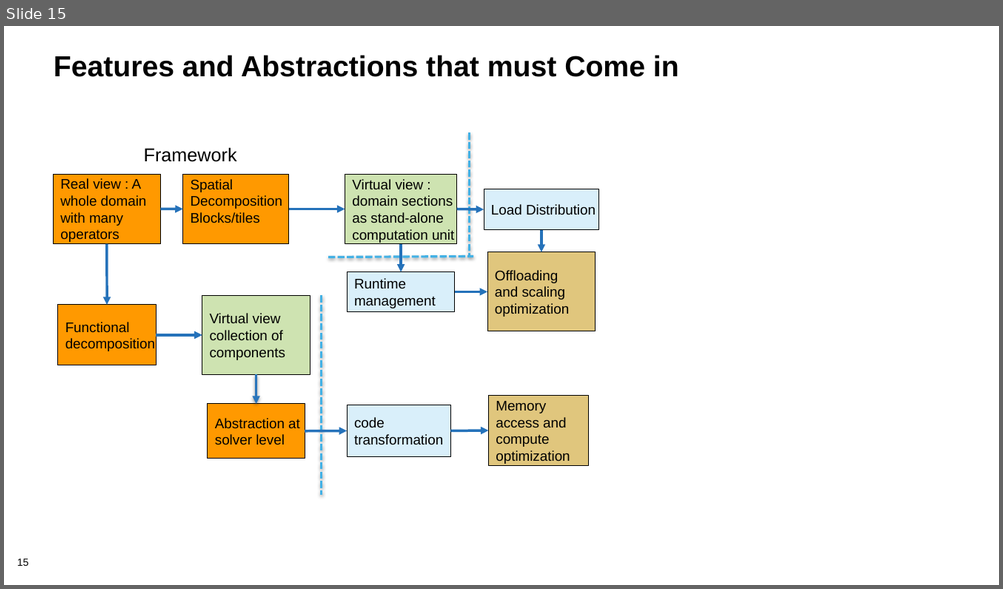
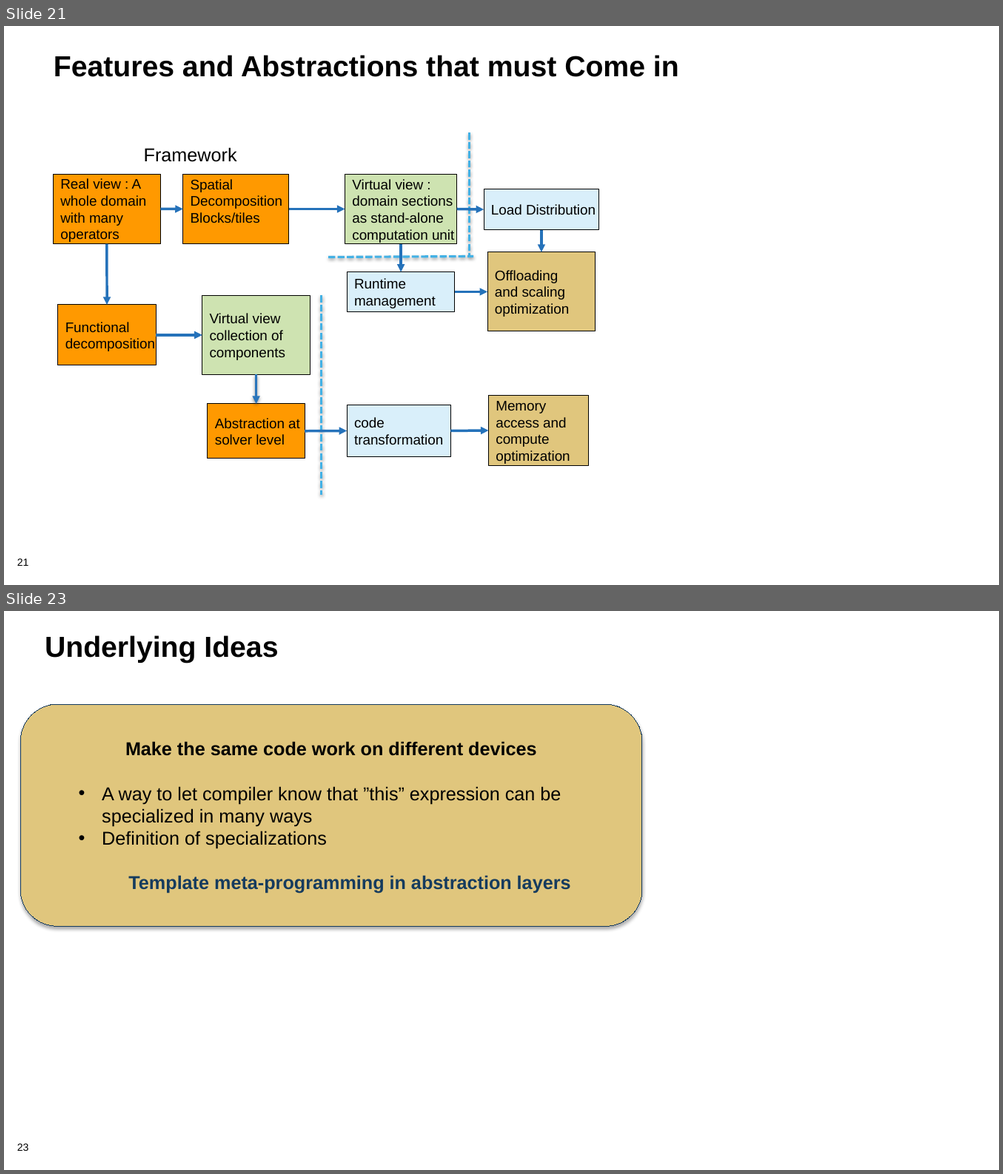
Before and after one commit to bssw-tutorial/presentations, a slide deck: design.pptx. Shown one above the other, each under a label of ours: slide 15 before the commit, slides 21 and 23 after it; the slides between them are not shown. The pictures are 1003x589 and 1003x1174 pixels, drawn with LibreOffice and Linux fonts; fonts in the diff are those of the drawing; background and template pictures are left out. Boxes give left, top, right and bottom in pixels: in the first picture for what was removed or moved away, otherwise in the second. Text is boxed around its words. In the diff, an @@ line names an element or a change of style, - is before the commit and + after.

```diff
--- a/design.pptx
+++ b/design.pptx
@@ slide 23 added at [4,611,999,1170], background #FFFFFF; not listed: 1 template element that a slide beside it also shows @@
@@ title added at [45,635,278,663], 28 pt, text #000000, bold @@
+Underlying Ideas
@@ rounded rectangle added at [20,704,642,926], fill #E0C67D, outline #153B5E 0.75 pt, 18 pt, text #000000 @@
+Make the same code work on different devices
+  • A way to let compiler know that ”this” expression can be specialized in many ways
+  • Definition of specializations
+Template meta-programming in abstraction layers
@@ what was slide 15 is now slide 21 @@
@@ page number at [17,559,29,566]: text changed @@
-15
+21
```
Also in this commit, not shown: 5 slides changed, 11 other slides added, 1 other file.
